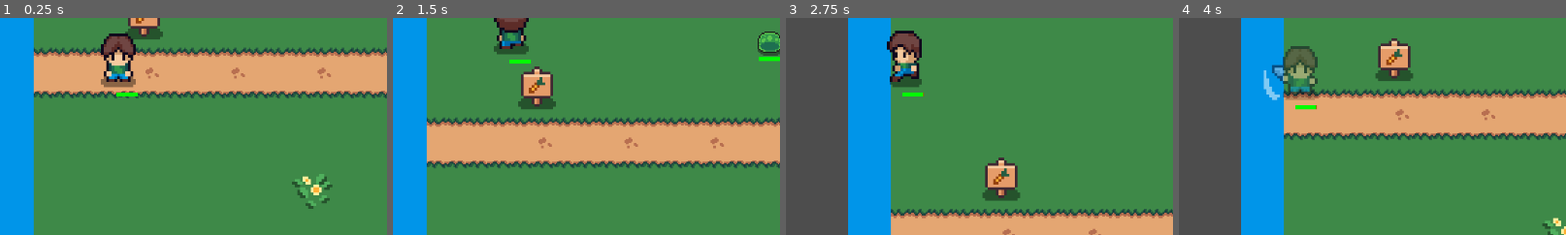
Above: before the commit, frames 1-4 (left to right).
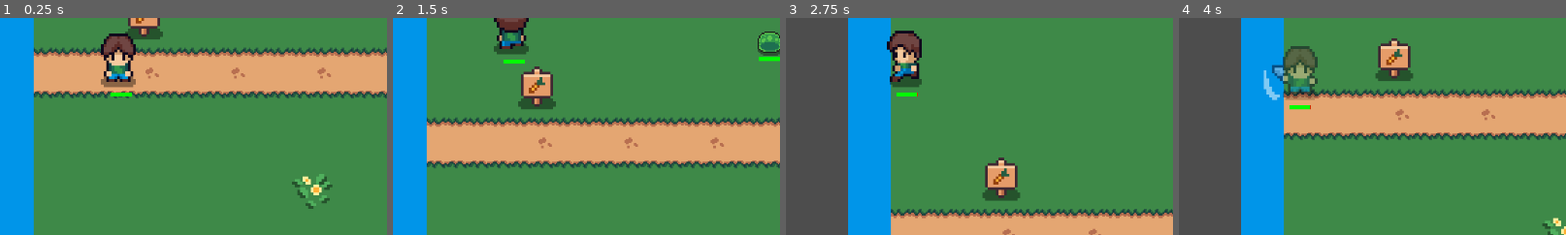
Above: after the commit, the same moments.

Repository: yi2003/godotTopDownActionGame
Game: Godot game, scene res://assets/scenes/level_2.tscn
Two runs of this game, one before a commit and one after it. Both use one fixed random seed, a clock stepped at 60 frames per second and the inputs below. This scene is started directly instead of the project's main scene.
Inputs:
- Up to frame 1 (0.25 s): no input
- Up to frame 2 (1.5 s): tap Enter (ui_accept) at 0.5, 0.77 s; hold Up (ui_up) from 0.53 s (still down)
- Up to frame 3 (2.75 s): tap Enter (ui_accept) at 1.52 s; release Up (ui_up) at 2.03 s; hold Left (ui_left) from 2.03 s (still down)
- Up to frame 4 (4 s): tap Enter (ui_accept) at 3.02, 3.77 s; release Left (ui_left) at 3.53 s; hold Down (ui_down) from 3.53 s (still down)
The pictures show only the part of the screen within x 35-84%, y 40-90%; the shares and areas given below are measured in that part.

The runs differ from the first frame. In frame 1, less than 0.1% of the frame differs, in the area x 28-36%, y 34-37%; in frame 2, less than 0.1%; in frame 3, less than 0.1%; in frame 4, less than 0.1%, in the area x 28-36%, y 40-43%.

Commit message:
Feat: add fade-to-black death and level transition effects
- Add FadeOverlay canvas layer for screen fade transitions
- On player death: fade to black, reset health, restart level 1
- On level completion: fade to black, load next level, fade in
- Fade in effect when each level loads
- Signal-based death handling decoupled from player script

Co-Authored-By: Claude Opus 4.6 <noreply@anthropic.com>

Diff:
--- a/assets/scenes/main.tscn
+++ b/assets/scenes/main.tscn
@@ -3,9 +3,14 @@
 [ext_resource type="Script" uid="uid://dda6e4xy7rayv" path="res://assets/scripts/main.gd" id="1_main"]
 [ext_resource type="PackedScene" uid="uid://bmclti0mtwde4" path="res://assets/scenes/level_root.tscn" id="1_mr7gh"]
 [ext_resource type="Script" uid="uid://dsqalwnxqm6rg" path="res://assets/scripts/level_root.gd" id="3_dfgan"]
+[ext_resource type="Script" uid="uid://fade_overlay" path="res://assets/scripts/fade_overlay.gd" id="4_fade"]
 
 [node name="main" type="Node2D" unique_id=1220600513]
 script = ExtResource("1_main")
+
+[node name="FadeOverlay" parent="." type="CanvasLayer"]
+layer = 100
+script = ExtResource("4_fade")
 
 [node name="LevelRoot" parent="." unique_id=1540179368 instance=ExtResource("1_mr7gh")]
 position = Vector2(-6, 0)
--- a/assets/scenes/player.tscn
+++ b/assets/scenes/player.tscn
@@ -389,9 +389,9 @@
 script = ExtResource("2_player")
 
 [node name="HealthBar" type="ProgressBar" parent="." unique_id=999999001]
-offset_left = -5.0
+offset_left = -14.0
 offset_top = 47.0
-offset_right = 27.0
+offset_right = 18.0
 offset_bottom = 53.0
 theme_override_styles/background = SubResource("HealthBarBackground")
 theme_override_styles/fill = SubResource("HealthBarFill")
@@ -412,10 +412,8 @@
 position = Vector2(0, 3)
 scale = Vector2(4, 4)
 sprite_frames = SubResource("SpriteFrames_0hrit")
-animation = &"die"
+animation = &"idle_right"
 autoplay = "idle_right"
-frame = 3
-frame_progress = 1.0
 
 [node name="Camera2D" type="Camera2D" parent="." unique_id=1627384650]
 position = Vector2(0, 3)
--- /dev/null
+++ b/assets/scripts/fade_overlay.gd
@@ -0,0 +1,61 @@
+extends CanvasLayer
+
+var fade_rect: ColorRect
+var is_fading: bool = false
+
+func _ready():
+	# Create the full-screen black overlay
+	fade_rect = ColorRect.new()
+	fade_rect.name = "FadeRect"
+	fade_rect.color = Color.BLACK
+	fade_rect.mouse_filter = Control.MOUSE_FILTER_IGNORE
+	add_child(fade_rect)
+
+	# Connect to tree changed to update rect when scene loads
+	get_tree().root.size_changed.connect(_on_viewport_size_changed)
+	_on_viewport_size_changed()
+
+	# Start invisible (fully transparent)
+	fade_rect.modulate.a = 0.0
+
+func _on_viewport_size_changed():
+	var viewport = get_viewport()
+	var size = viewport.size
+	fade_rect.rect_size = size
+	fade_rect.rect_position = Vector2.ZERO
+
+# Fade to a target alpha - returns a signal that completes when done
+func fade_to(target_alpha: float, duration: float = 1.0) -> Signal:
+	if is_fading:
+		push_warning("Fade already in progress")
+		# Return an already completed signal
+		var t = get_tree().create_timer(0.0)
+		return t.timeout
+	is_fading = true
+
+	fade_rect.modulate.a = 1.0 - target_alpha if target_alpha < 0.5 else target_alpha
+	var tween = create_tween()
+	tween.tween_property(fade_rect, "modulate:a", target_alpha, duration)
+	tween.set_ease(Tween.EASE_OUT)
+	tween.set_trans(Tween.TRANS_LINEAR)
+
+	var completed = tween.finished
+	tween.connect("finished", _on_fade_complete)
+	return completed
+
+func _on_fade_complete():
+	is_fading = false
+
+# Fade in from black to transparent - returns awaitable signal
+func fade_in(duration: float = 1.0) -> Signal:
+	fade_rect.modulate.a = 1.0
+	return fade_to(0.0, duration)
+
+# Fade out to black - returns awaitable signal
+func fade_out(duration: float = 0.5) -> Signal:
+	fade_rect.modulate.a = 0.0
+	return fade_to(1.0, duration)
+
+# For backwards compatibility with existing code using await fade.fade_out_complete()
+func fade_out_complete(duration: float = 1.0) -> Signal:
+	return fade_out(duration)
--- a/assets/scripts/main.gd
+++ b/assets/scripts/main.gd
@@ -1,6 +1,7 @@
 extends Node2D
 
 var current_level: Node2D = null
+var player: Node = null
 
 func _ready():
 	print("[Main] _ready() - Starting game")
@@ -34,6 +35,35 @@
 	else:
 		print("[Main] WARNING: Level does not have level_completed signal")
 
+	# Find player and connect death signal
+	var new_player = current_level.get_node_or_null("Player")
+	if new_player:
+		if player and player.is_connected("player_died", _on_player_died):
+			player.player_died.disconnect(_on_player_died)
+		player = new_player
+		player.player_died.connect(_on_player_died)
+		print("[Main] Connected to player death signal")
+
+	# Fade in from black when level loads
+	var fade = $FadeOverlay
+	if fade:
+		fade.fade_in(1.0)
+
 func _on_level_completed(next_level_path: String):
 	print("[Main] Level completed, loading next level: ", next_level_path)
+	# Fade out before transitioning
+	var fade = $FadeOverlay
+	if fade:
+		await fade.fade_out_complete(1.0)
 	load_level(next_level_path)
+
+func _on_player_died():
+	print("[Main] Player died - fading to black...")
+	var fade = $FadeOverlay
+	if fade:
+		await fade.fade_out_complete(1.0)
+	# Reset health and restart from level 1
+	PlayerData.health = PlayerData.max_health
+	PlayerData.last_direction = Vector2(0, 1)
+	print("[Main] Restarting from level 1")
+	load_level("res://assets/scenes/level_1.tscn")
--- a/assets/scripts/player.gd
+++ b/assets/scripts/player.gd
@@ -1,4 +1,6 @@
 extends CharacterBody2D
+
+signal player_died
 
 @onready var animated_sprite = $AnimatedSprite2D
 @onready var health_bar = $HealthBar
@@ -185,9 +187,6 @@
 	is_dead = true
 	velocity = Vector2.ZERO
 	animated_sprite.play("die")
+	# Wait for death animation to complete, then notify main scene
 	await animated_sprite.animation_finished
-	# Reset stats for the next attempt
-	PlayerData.health = PlayerData.max_health
-	PlayerData.last_direction = Vector2(0, 1)
-	# Restart from level 1
-	get_tree().change_scene_to_file("res://assets/scenes/level_1.tscn")
+	player_died.emit()
